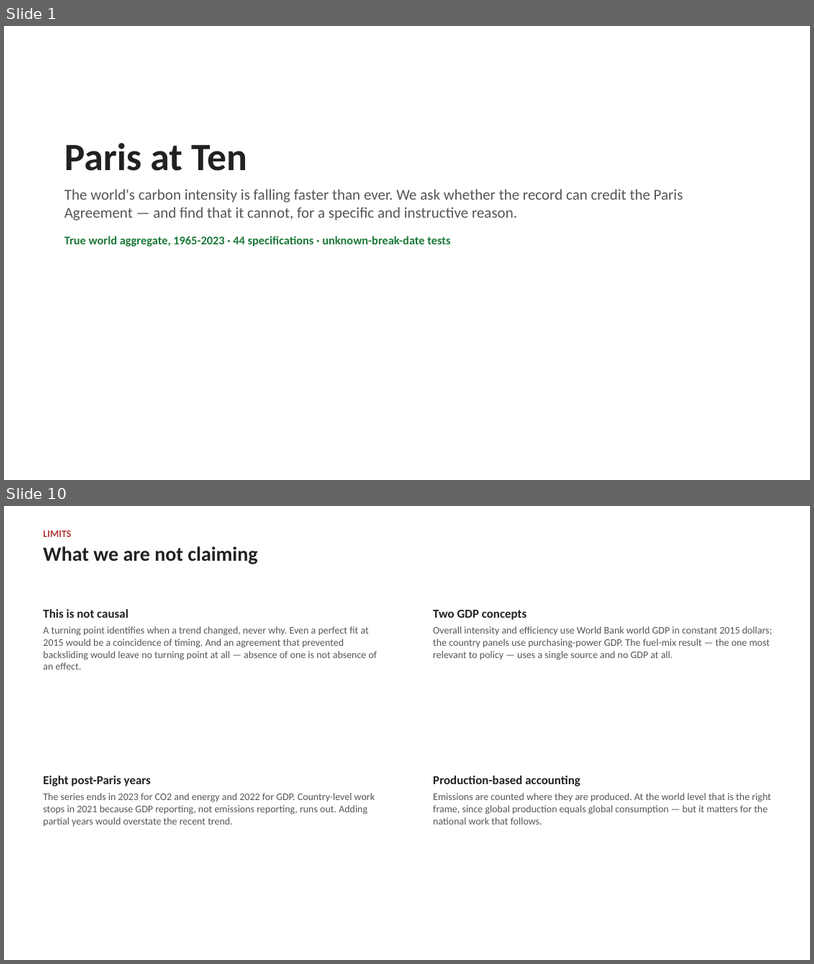
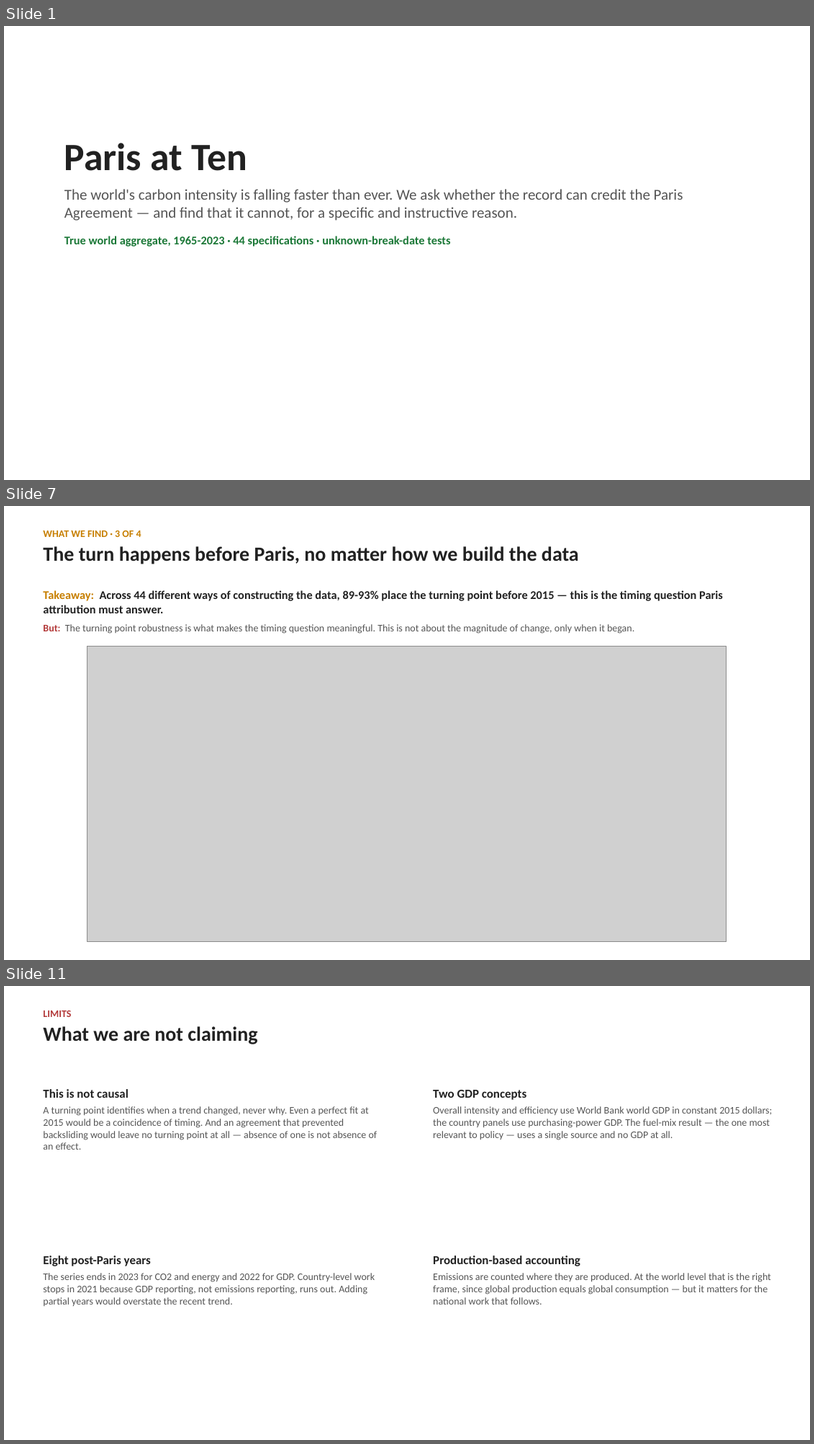
Before and after one commit to cwejnert/HDI-Happiness, a slide deck: carbon_breakpoints_takeaway_figures/paris_at_ten_world_deck.pptx. Shown one above the other, each under a label of ours: slides 1 and 10 before the commit, slides 1, 7 and 11 after it; the slides between them are not shown. The pictures are 814x964 and 814x1444 pixels, drawn with LibreOffice and Linux fonts; fonts in the diff are those of the drawing; grey boxes stand for pictures. Boxes give left, top, right and bottom in pixels: in the first picture for what was removed or moved away, otherwise in the second. Text is boxed around its words. In the diff, an @@ line names an element or a change of style, - is before the commit and + after.

```diff
--- a/carbon_breakpoints_takeaway_figures/paris_at_ten_world_deck.pptx
+++ b/carbon_breakpoints_takeaway_figures/paris_at_ten_world_deck.pptx
@@ slide 7 added at (4,506,810,960), background #FFFFFF @@
@@ text added at (43,530,579,564), 24 pt, text #212121, bold @@
+WHAT WE FIND · 3 OF 4
+The turn happens before Paris, no matter how we build the data
@@ text added at (43,590,723,613), 14 pt, text #212121, bold @@
+Takeaway: Across 44 different ways of constructing the data, 89-93% place the turning point before 2015 — this is the timing question Paris attribution must answer.
@@ text added at (43,624,635,633), 12 pt, text #555555 @@
+But: The turning point robustness is what makes the timing question meaningful. This is not about the magnitude of change, only when it began.
@@ picture added at (88,646,727,942) @@
@@ what was slide 10 is now slide 11 @@
```
Also in this commit, not shown: 8 slides changed, 1 other slide added, 1 slide removed, 1 other file.
